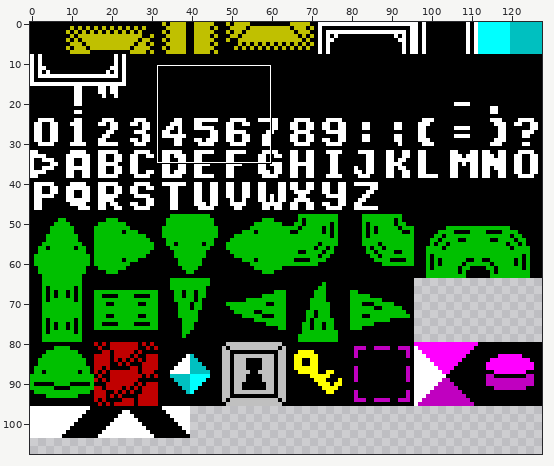
A sprite sheet gets an edit: res/charset.png. The first picture is a wide view before the edit; the outline marks the close-up.
Close-up. Old version:
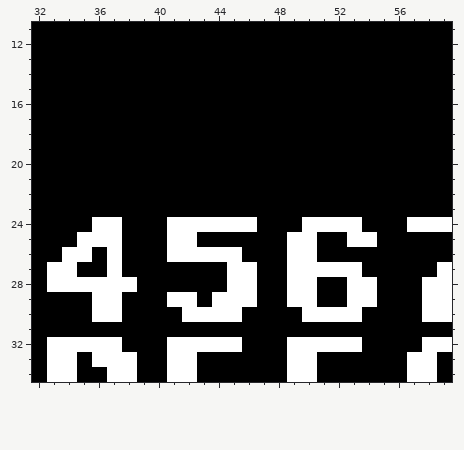
The file is 128x128 pixels. Shown: x 32..59, y 11..34. The wide view leaves out empty margins.
After:
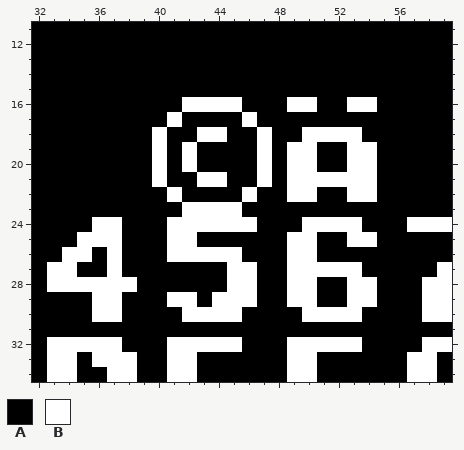
Palette (. is transparent): A #000000  B #ffffff
From old to new:
@@ x 38..56 @@
 15 AAAAAAAAAAAAAAAAAAA
-16 AAAAAAAAAAAAAAAAAAA
-17 AAAAAAAAAAAAAAAAAAA
-18 AAAAAAAAAAAAAAAAAAA
-19 AAAAAAAAAAAAAAAAAAA
-20 AAAAAAAAAAAAAAAAAAA
-21 AAAAAAAAAAAAAAAAAAA
-22 AAAAAAAAAAAAAAAAAAA
-23 AAAAAAAAAAAAAAAAAAA
+16 AAAABBBBAAABBAABBAA
+17 AAABAAAABAAAAAAAAAA
+18 AABAABBAABAABBBBAAA
+19 AABABAAAABABBAABBAA
+20 AABABAAAABABBAABBAA
+21 AABAABBAABABBBBBBAA
+22 AAABAAAABAABBAABBAA
+23 AAAABBBBAAAAAAAAAAA
 24 AAABBBBBBAAABBBBAAA
